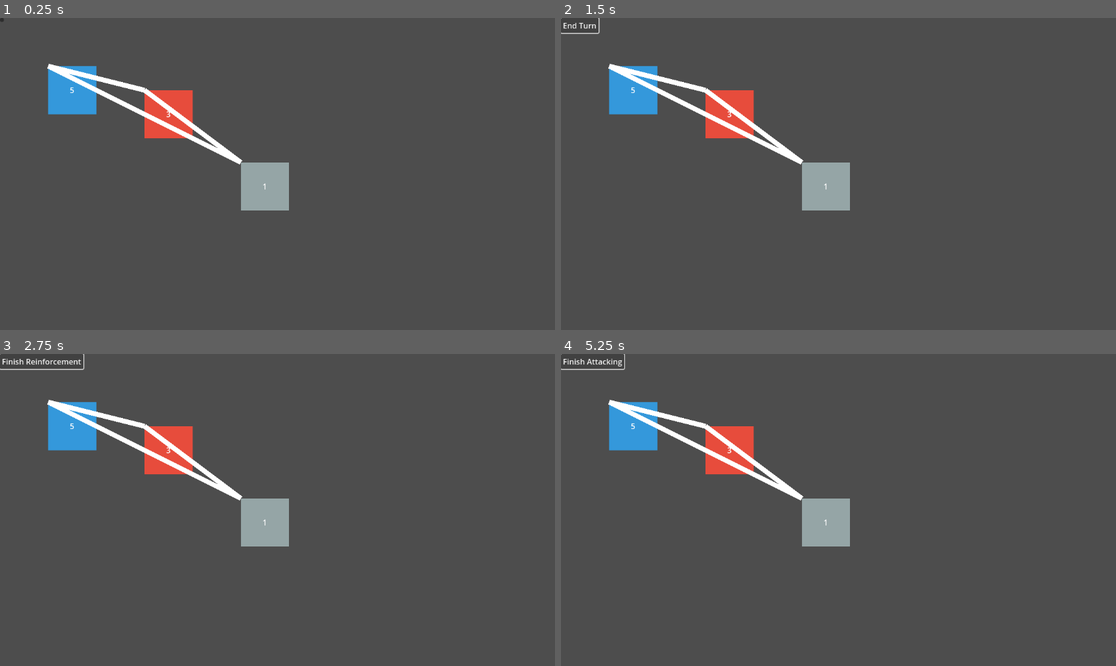
Above: before the commit, frames 1-4 (two rows, left to right).
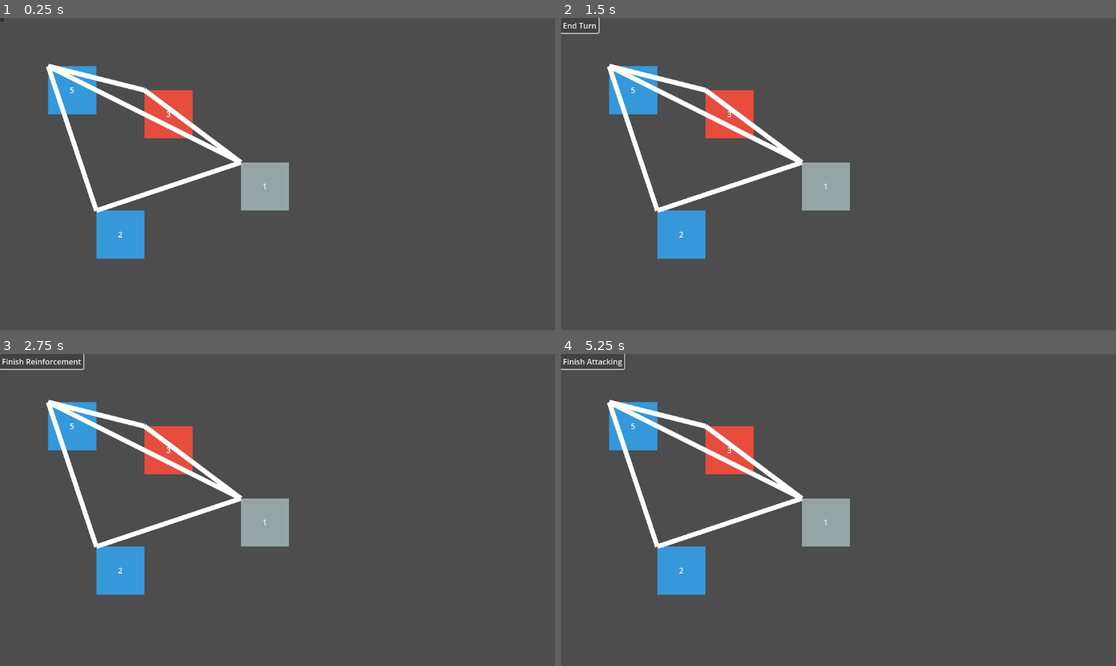
Above: after the commit, the same moments.

Repository: keithSchumacher/concrescence-game
Game: Godot game, scene res://scenes/test_game.tscn
The game is run twice, just before and just after one commit, with the same random seed, the same clock (stepped at 60 frames per second) and the same inputs.
Inputs (mouse positions are in pixels of both pictures, inside the frame that each line leads up to):
- Up to frame 1 (0.25 s): no input
- Up to frame 2 (1.5 s): click (561, 21) at 0.5 s; click "Finish Attacking" at 1.25 s
- Up to frame 3 (2.75 s): click "End Turn" at 2 s
- Up to frame 4 (5.25 s): click "Finish Reinforcement" at 2.75 s; click "Finish Attacking" at 3.5 s; click "End Turn" at 4.25 s; click "Finish Reinforcement" at 5 s

The runs differ from the first frame. In frame 1, 2.2% of the frame differs, in the area x 8-44%, y 15-78%; in frame 2, 2.2%; in frame 3, 2.2%; in frame 4, 2.2%.

Commit message:
add json representation of connectivity graph

Diff:
--- /dev/null
+++ b/config/example_graph.json
@@ -0,0 +1,35 @@
+{
+  "nodes": [
+    {
+      "id": "A",
+      "position": [100, 100],
+      "owner": "Player1",
+      "troops": 5
+    },
+    {
+      "id": "B",
+      "position": [300, 150],
+      "owner": "Player2",
+      "troops": 3
+    },
+    {
+      "id": "C",
+      "position": [500, 300],
+      "owner": "Neutral",
+      "troops": 1
+    },
+    {
+      "id": "D",
+      "position": [200, 400],
+      "owner": "Player1",
+      "troops": 2
+    }
+  ],
+  "edges": [
+    {"from": "A", "to": "B"},
+    {"from": "B", "to": "C"},
+    {"from": "C", "to": "A"},
+    {"from": "A", "to": "D"},
+    {"from": "D", "to": "C"}
+  ]
+}
--- a/project.godot
+++ b/project.godot
@@ -14,3 +14,7 @@
 run/main_scene="uid://ckb5xlvejcxhn"
 config/features=PackedStringArray("4.4", "Forward Plus")
 config/icon="res://icon.svg"
+
+[autoload]
+
+TerritoryManager="*res://scripts/territory_manager.gd"
--- a/scenes/test_game.tscn
+++ b/scenes/test_game.tscn
@@ -1,8 +1,9 @@
-[gd_scene load_steps=4 format=3 uid="uid://ckb5xlvejcxhn"]
+[gd_scene load_steps=5 format=3 uid="uid://ckb5xlvejcxhn"]
 
 [ext_resource type="PackedScene" uid="uid://bp1kymf8adbvw" path="res://scenes/territory_manager.tscn" id="1_nl0sk"]
 [ext_resource type="PackedScene" uid="uid://vjcy1qb83lad" path="res://scenes/turn_manager.tscn" id="2_gb8nm"]
 [ext_resource type="Script" uid="uid://crds0n5i2hxuf" path="res://scripts/ui_controller.gd" id="3_1tawp"]
+[ext_resource type="Script" uid="uid://c8u0fyx8a35jt" path="res://scripts/board_builder.gd" id="3_nsx7x"]
 
 [node name="TestGame" type="Node2D"]
 
@@ -10,6 +11,9 @@
 
 [node name="TurnManager" parent="." instance=ExtResource("2_gb8nm")]
 
+[node name="BoardBuilder" type="Node2D" parent="."]
+script = ExtResource("3_nsx7x")
+
 [node name="UI" type="CanvasLayer" parent="."]
 script = ExtResource("3_1tawp")
 
--- /dev/null
+++ b/scripts/board_builder.gd
@@ -0,0 +1,65 @@
+# BoardBuilder.gd
+extends Node
+class_name BoardBuilder                      # optional convenience
+
+@export var graph_json_path: String = "res://config/example_graph.json"
+
+const TERRITORY_SCENE: PackedScene = preload("res://scenes/territory.tscn")
+const EDGE_SCENE:      PackedScene = preload("res://scenes/edge.tscn")
+
+# Territory-ID → Territory scene instance
+var territory_nodes: Dictionary = {}
+
+func _ready() -> void:
+	# ───────────────── 1. Load data ─────────────────
+	var graph_model: GraphModel = GraphModel.from_json(graph_json_path)
+	if graph_model == null:
+		push_error("BoardBuilder: could not load %s" % graph_json_path)
+		return
+
+	# ───────────────── 2. Locate TerritoryManager ─────────────────
+	var territory_manager: TerritoryManager = _find_territory_manager()
+	if territory_manager == null:
+		push_error("BoardBuilder: TerritoryManager not found")
+		return
+
+	territory_manager.init_from_model(graph_model)
+
+	# ───────────────── 3. Build territories ─────────────────
+	for territory_id in graph_model.territories.keys():
+		var territory_data: Dictionary = graph_model.territories[territory_id]
+
+		var territory_instance := TERRITORY_SCENE.instantiate()
+		territory_instance.position = territory_data.position
+		add_child(territory_instance)                             # enter tree → @onready valid
+		territory_instance.initialize(                            # safe call
+			territory_data.owner,
+			territory_data.troops
+		)
+
+		territory_nodes[territory_id] = territory_instance
+
+	# ───────────────── 4. Build edges ─────────────────
+	for endpoints in graph_model.edges:
+		var edge_instance := EDGE_SCENE.instantiate()
+		add_child(edge_instance)
+		edge_instance.start_node = territory_nodes[endpoints[0]]
+		edge_instance.end_node   = territory_nodes[endpoints[1]]
+
+	# ───────────────── 5. React to state changes ─────────────────
+	territory_manager.owner_changed.connect(_on_owner_changed)
+	territory_manager.troops_changed.connect(_on_troops_changed)
+
+# -----------------------------------------------------------------
+# Helpers
+# -----------------------------------------------------------------
+func _find_territory_manager() -> TerritoryManager:
+	if Engine.has_singleton("TerritoryManager"):
+		return Engine.get_singleton("TerritoryManager") as TerritoryManager
+	return get_parent().get_node_or_null("TerritoryManager") as TerritoryManager
+
+func _on_owner_changed(territory_id: String, new_owner: String) -> void:
+	territory_nodes[territory_id].set_owner(new_owner)
+
+func _on_troops_changed(territory_id: String, new_count: int) -> void:
+	territory_nodes[territory_id].set_troops(new_count)
--- /dev/null
+++ b/scripts/graph_model.gd
@@ -0,0 +1,37 @@
+extends Resource
+class_name GraphModel
+
+@export var territories: Dictionary = {}   # id → {owner, troops, position}
+@export var edges: Array        = []       # [[from, to], …]
+
+static func from_json(path: String) -> GraphModel:
+	var file := FileAccess.open(path, FileAccess.READ)
+	if file == null:
+		push_error("Cannot open %s" % path)
+		return null   # or however you signal failure
+
+	var parsed_json: Variant = JSON.parse_string(file.get_as_text())
+	file.close()
+
+	if not (parsed_json is Dictionary):
+		push_error("Top-level JSON must be an object")
+		return null
+
+	var data: Dictionary = parsed_json   # now it’s safe
+	var model := GraphModel.new()
+
+	# ───────────────── nodes ─────────────────
+	for node_data in data.get("nodes", []):
+		var id: String = node_data.get("id")
+		model.territories[id] = {
+			"owner":    node_data.get("owner"),
+			"troops":   node_data.get("troops", 0),
+			"position": Vector2(node_data["position"][0],
+								node_data["position"][1]),
+		}
+
+	# ───────────────── edges ─────────────────
+	for edge_data in data.get("edges", []):
+		model.edges.append([edge_data.get("from"), edge_data.get("to")])
+
+	return model
--- a/scripts/territory.gd
+++ b/scripts/territory.gd
@@ -1,4 +1,6 @@
 extends Node2D
+class_name Territory	# convenient global name
+
 
 @export var territory_owner: String = "Neutral"
 @export var troop_count: int = 0
@@ -7,21 +9,25 @@
 @onready var label = $TroopLabel
 @onready var visual = $Visual
 
+# Child-node references – captured once the node is in the tree
+@onready var troops_label: Label        = $TroopLabel
+@onready var territory_shape: ColorRect = $Visual      # or Sprite
+
 func _ready():
-	update_visual()
+	_update_visual()
 
-func update_visual():
-	label.text = str(troop_count)
 
+func initialize(new_owner: String, troops: int) -> void:
+	territory_owner = new_owner
+	troop_count     = troops
+	_update_visual()
+
+func _update_visual() -> void:
+	troops_label.text = str(troop_count)
 	match territory_owner:
 		"Player1":
-			visual.color = Color.hex(0x3498dbff)  # Blue
+			territory_shape.color = Color.hex(0x3498DBFF)   # blue
 		"Player2":
-			visual.color = Color.hex(0xe74c3cff)  # Red
+			territory_shape.color = Color.hex(0xE74C3CFF)   # red
 		_:
-			visual.color = Color.hex(0x95a5a6ff)  # Neutral gray
-
-func initialize(new_owner: String, troops: int):
-	territory_owner = new_owner
-	troop_count = troops
-	update_visual()
+			territory_shape.color = Color.hex(0x95A5A6FF)   # grey
--- a/scripts/territory_manager.gd
+++ b/scripts/territory_manager.gd
@@ -1,64 +1,28 @@
 extends Node
+signal owner_changed(id:String, new_owner:String)
+signal troops_changed(id:String, new_count:int)
 
-const TerritoryScene = preload("res://scenes/territory.tscn")
-const EdgeScene = preload("res://scenes/edge.tscn")
+var _territories := {} # id -> {owner, troops}
 
+func init_from_model(model:GraphModel) -> void:
+	_territories.clear()
+	for id in model.territories:
+		var t = model.territories[id]
+		_territories[id] = {owner = t.owner, troops = t.troops}
 
-# Graph data
-var territories = {
-	"A": {"territory_owner": "Player1", "troops": 5, "position": Vector2(100, 100)},
-	"B": {"territory_owner": "Player2", "troops": 3, "position": Vector2(300, 150)},
-	"C": {"territory_owner": "Neutral", "troops": 1, "position": Vector2(500, 300)}
-}
+# ---------- public API ----------
+func get_territory_owner(id: String) -> String:
+	return _territories[id].owner
+func get_troops(id:String) -> int:
+	return _territories[id].troops
 
-# Each edge is a pair of node IDs
-var edges = [
-	["A", "B"],
-	["B", "C"],
-	["C", "A"]
-]
+func change_owner(id:String, new_owner:String) -> void:
+	if _territories[id].owner == new_owner: return
+	_territories[id].owner = new_owner
+	emit_signal("owner_changed", id, new_owner)
 
-func _on_turn_changed(player):
-	print("TURN: It's now %s's turn" % player)
+func add_troops(id:String, amount:int) -> void:
+	_territories[id].troops += amount
+	emit_signal("troops_changed", id, _territories[id].troops)
 
-func _on_phase_changed(player, phase):
-	print("PHASE: %s is now in the %s phase" % [player, phase])
-
-# Called when the node enters the scene tree
-func _ready():
-	var turn_manager = get_node("../TurnManager")
-	# Connect to phase/turn change signals
-	turn_manager.connect("phase_changed", Callable(self, "_on_phase_changed"))
-	turn_manager.connect("turn_changed", Callable(self, "_on_turn_changed"))
-
-	for id in territories:
-		var data = territories[id]
-
-
-		# Instance a new territory scene
-		var territory = TerritoryScene.instantiate()
-		# Add to scene tree first
-		add_child(territory)
-
-		# Initialize it with owner and troops
-		territory.initialize(data["territory_owner"], data["troops"])
-
-
-		# Set its position
-		territory.position = data["position"]
-
-
-		# Optionally store reference by ID
-		territories[id].scene = territory
-
-	for edge in edges:
-		var id1 = edge[0]
-		var id2 = edge[1]
-
-		var territory1 = territories[id1]["scene"]
-		var territory2 = territories[id2]["scene"]
-
-		var edge_instance = EdgeScene.instantiate()
-		add_child(edge_instance)
-		edge_instance.start_node = territory1
-		edge_instance.end_node = territory2
+# …combat, movement rules, etc. live here …
Not shown, added: scripts/board_builder.gd.uid
Not shown, added: scripts/graph_model.gd.uid
Not shown, changed: README.md
